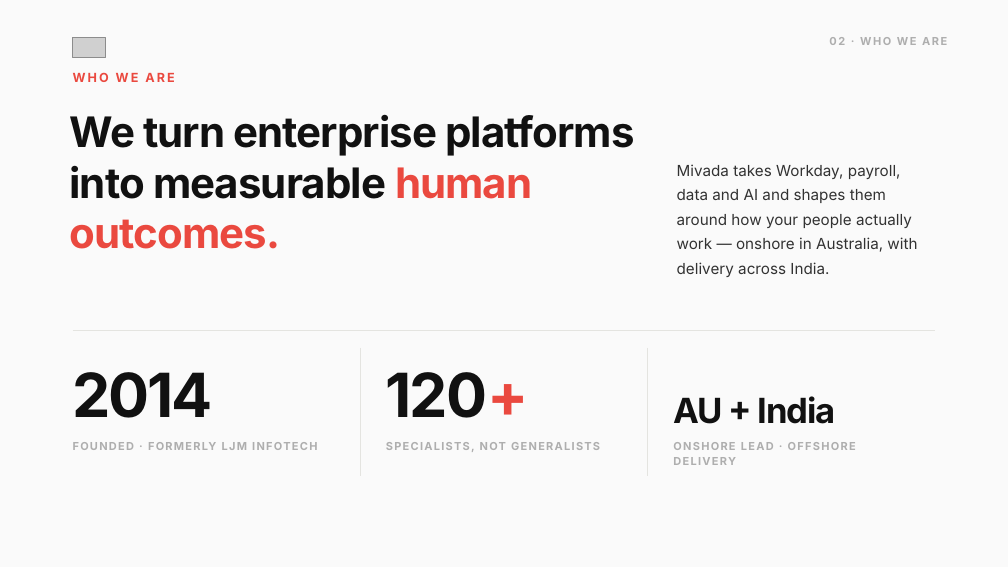
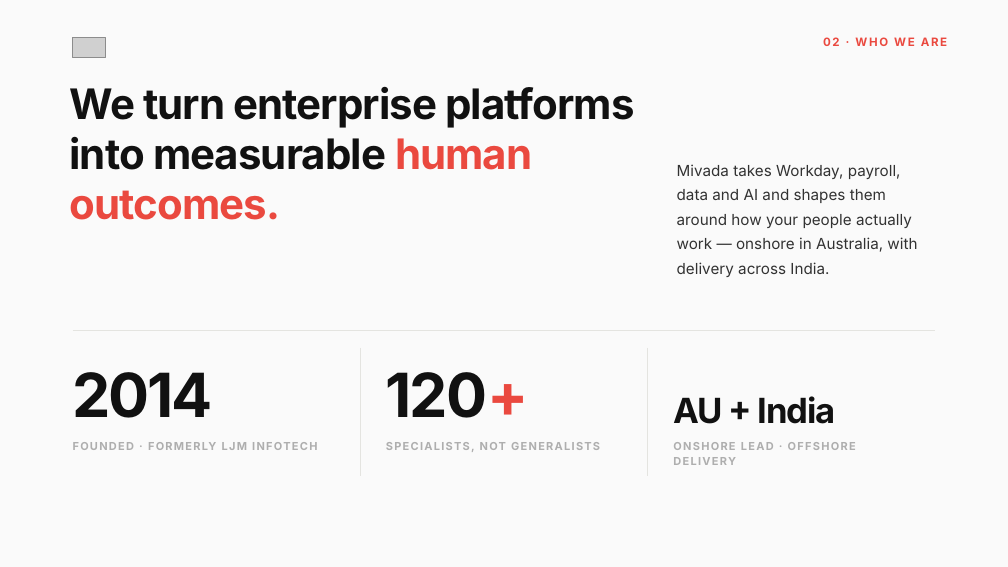
Before and after one commit to danielzrno/claude, a slide deck: slide 2 of design-system/02-editorial/editorial.pptx. Drawn at 1008x567 pixels with LibreOffice and Linux fonts; fonts in the diff are those of the drawing; grey boxes stand for pictures. Boxes give left, top, right and bottom in pixels: in the first picture for what was removed or moved away, otherwise in the second. Text is boxed around its words. In the diff, an @@ line names an element or a change of style, - is before the commit and + after.

```diff
--- a/design-system/02-editorial/editorial.pptx
+++ b/design-system/02-editorial/editorial.pptx
@@ text "02 · WHO WE ARE" at [823, 37, 947, 46]: size 10.5 to 11 pt, text colour #AEAEAE to #EA493F @@
@@ text "We turn enterprise platforms into ...": place and size @@
-text "We turn enterprise platforms into ..." at [70, 114, 635, 249]
+text "We turn enterprise platforms into ..." at [70, 86, 635, 220]
@@ text removed at [73, 73, 174, 82] @@
-WHO WE ARE
```
Also in this commit, not shown: 5 other slides changed, 6 other files.
